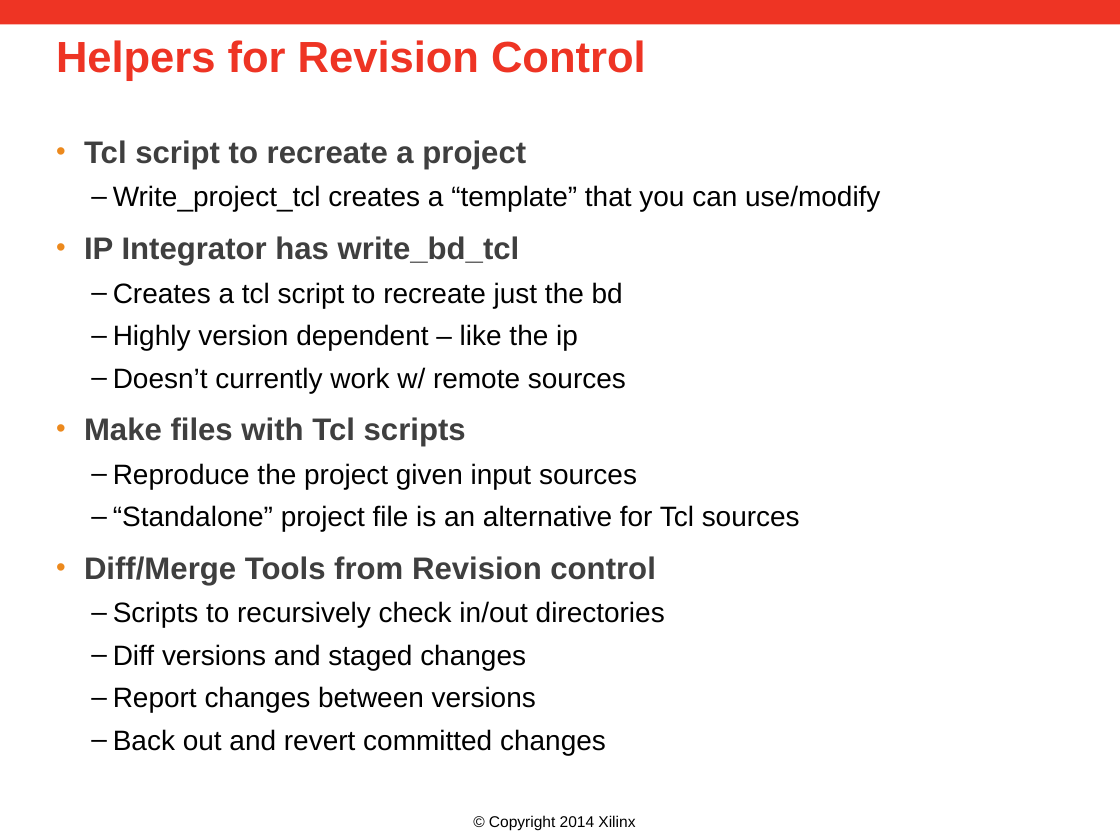
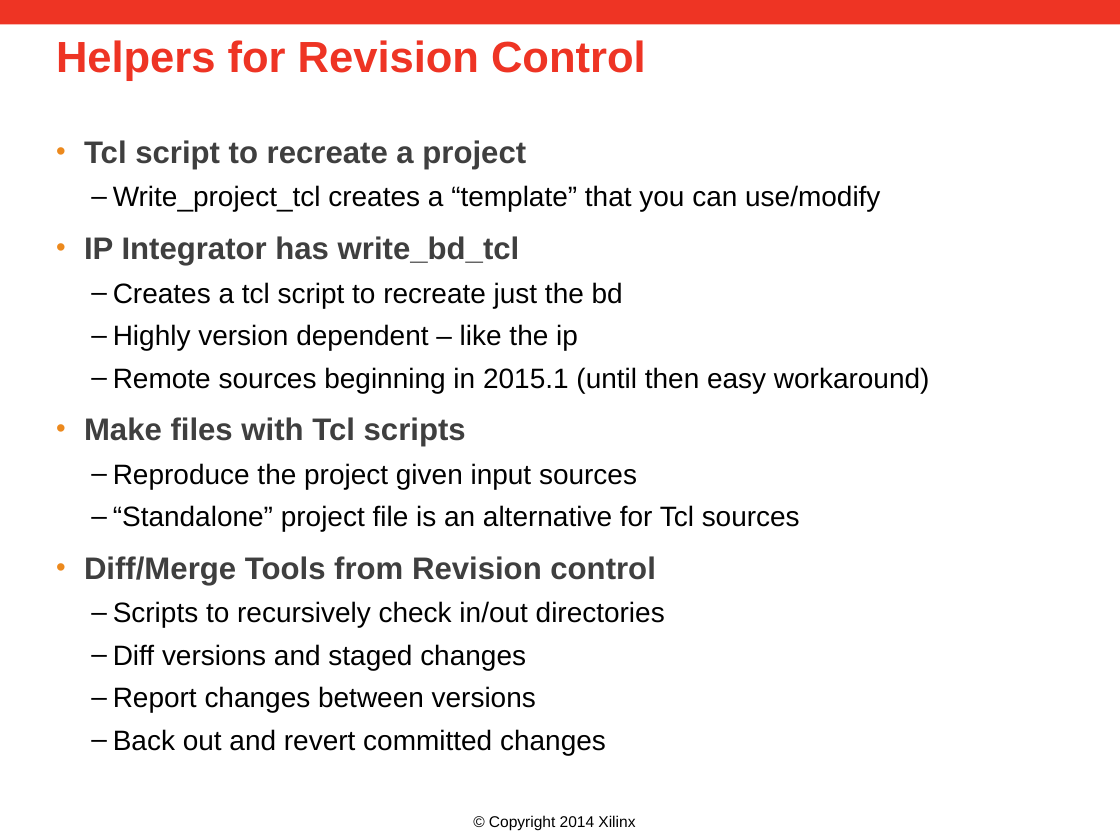
Before and after one commit to Xilinx/revCtrl, a slide deck: slide 5 of doc/versionControl.pptx. Drawn at 1120x840 pixels with LibreOffice and Linux fonts; fonts in the diff are those of the drawing; background and template pictures are left out. Boxes give left, top, right and bottom in pixels: in the first picture for what was removed or moved away, otherwise in the second. Text is boxed around its words. In the diff, an @@ line names an element or a change of style, - is before the commit and + after.

Commit message:
updated ppt preso and added notrace to utils source

```diff
--- a/doc/versionControl.pptx
+++ b/doc/versionControl.pptx
@@ text at [113, 367, 930, 393]: text changed @@
-  – Doesn’t currently work w/ remote sources
+  – Remote sources beginning in 2015.1 (until then easy workaround)
```
Also in this commit, not shown: 4 other slides changed, 7 other files.
